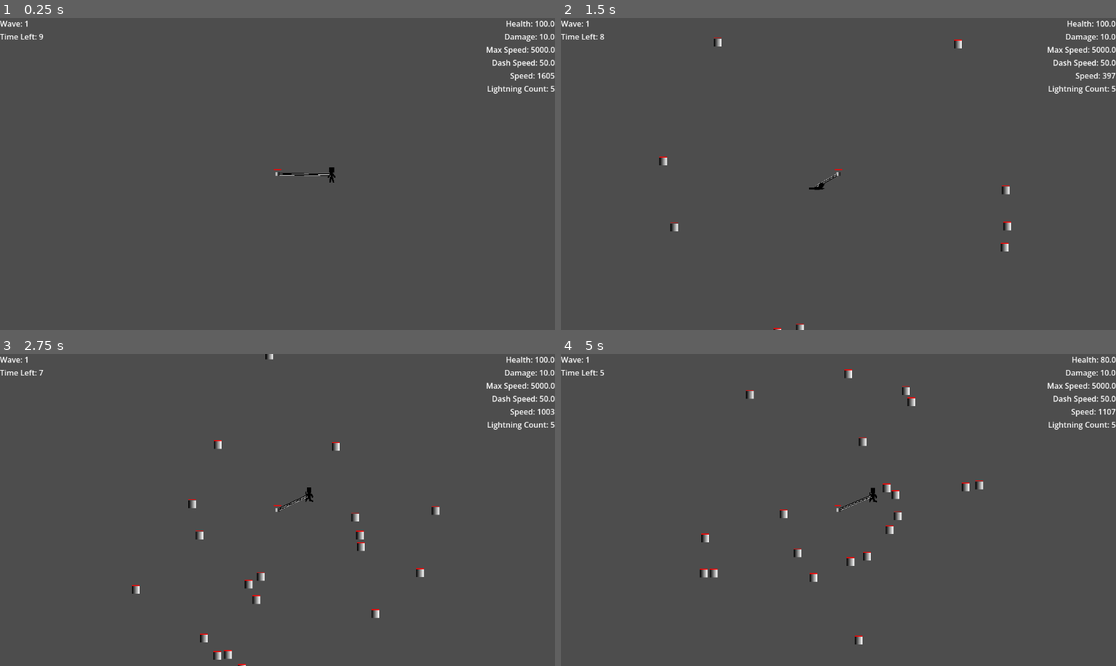
Above: before the commit, frames 1-4 (two rows, left to right).
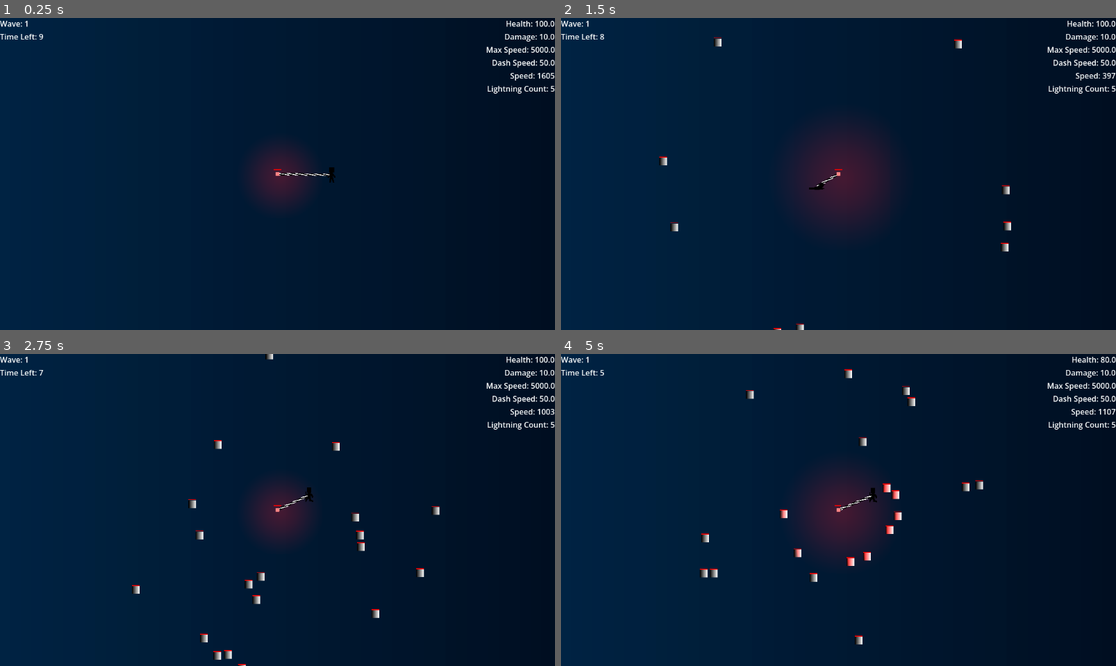
Above: after the commit, the same moments.

Repository: Blulow/majorjam
Game: Godot game, scene res://scenes/game.tscn
Same seed, same stepped clock (60 frames per second), same inputs: the game is played once before the commit and once after it.
Inputs (mouse positions are in pixels of both pictures, inside the frame that each line leads up to):
- Up to frame 1 (0.25 s): no input
- Up to frame 2 (1.5 s): move the mouse to (960, 158) at 0.52 s; hold Up (up) 0.53-1.28 s; hold Right (right) from 0.53 s (still down); click (960, 158) at 0.67 s; move the mouse to (727, 189) at 1.27 s; tap Shift (dash) at 1.35 s
- Up to frame 3 (2.75 s): tap Up (up) at 1.52, 1.55, 1.82 s; move the mouse to (333, 441) at 2.02 s; release Right (right) at 2.03 s; hold Left (left) from 2.03 s (still down); hold Up (up) from 2.03 s (still down)
- Up to frame 4 (5 s): move the mouse to (810, 572) at 2.77 s; release Left (left) at 2.78 s; release Up (up) at 2.78 s; hold Right (right) 2.78-4.28 s; tap Shift (dash) at 2.85, 4.35 s; click (810, 572) at 2.92 s; tap Up (up) at 3.02, 3.05, 3.32, 4.52, 4.55, 4.82 s; move the mouse to (1005, 556) at 3.52 s; hold Up (up) 3.53-4.28 s; move the mouse to (672, 463) at 4.27 s; hold Left (left) from 4.28 s (still down)

The runs differ from the first frame. In frame 1, 100% of the frame differs, in the area x 0-100%, y 0-100%; in frame 2, 99%; in frame 3, 99%; in frame 4, 99%.

Commit message:
add: anchor glow

Diff:
--- /dev/null
+++ b/assets/shaders/part_glow.tres
@@ -0,0 +1,50 @@
+[gd_resource type="VisualShader" format=3 uid="uid://b12rnnsphc3wb"]
+
+[sub_resource type="VisualShaderNodeInput" id="VisualShaderNodeInput_865dg"]
+input_name = "color"
+
+[sub_resource type="VisualShaderNodeColorOp" id="VisualShaderNodeColorOp_tw2ob"]
+operator = 1
+
+[sub_resource type="VisualShaderNodeColorParameter" id="VisualShaderNodeColorParameter_wmqis"]
+parameter_name = "MaskColor"
+qualifier = 2
+
+[sub_resource type="VisualShaderNodeIf" id="VisualShaderNodeIf_vwqkq"]
+default_input_values = [0, 0.0, 1, 0.0, 2, 1e-05, 3, Vector3(1, 1, 1), 4, Vector3(0, 0, 0), 5, Vector3(0, 0, 0)]
+
+[sub_resource type="VisualShaderNodeFloatParameter" id="VisualShaderNodeFloatParameter_kf03a"]
+parameter_name = "FloatParameter"
+qualifier = 2
+hint = 1
+min = 0.001
+max = 0.003
+
+[sub_resource type="VisualShaderNodeSwitch" id="VisualShaderNodeSwitch_5feut"]
+default_input_values = [0, false, 1, Vector3(1, 1, 1), 2, Vector3(0, 0, 0)]
+op_type = 4
+
+[sub_resource type="VisualShaderNodeColorParameter" id="VisualShaderNodeColorParameter_1jo3r"]
+parameter_name = "GlowColor"
+qualifier = 2
+
+[resource]
+mode = 1
+flags/light_only = false
+nodes/vertex/0/position = Vector2(500, 120)
+nodes/fragment/0/position = Vector2(1260, 20)
+nodes/fragment/2/node = SubResource("VisualShaderNodeInput_865dg")
+nodes/fragment/2/position = Vector2(40, 40)
+nodes/fragment/3/node = SubResource("VisualShaderNodeColorOp_tw2ob")
+nodes/fragment/3/position = Vector2(440, 180)
+nodes/fragment/4/node = SubResource("VisualShaderNodeColorParameter_wmqis")
+nodes/fragment/4/position = Vector2(80, 240)
+nodes/fragment/5/node = SubResource("VisualShaderNodeIf_vwqkq")
+nodes/fragment/5/position = Vector2(680, 340)
+nodes/fragment/6/node = SubResource("VisualShaderNodeFloatParameter_kf03a")
+nodes/fragment/6/position = Vector2(280, 480)
+nodes/fragment/7/node = SubResource("VisualShaderNodeSwitch_5feut")
+nodes/fragment/7/position = Vector2(940, 40)
+nodes/fragment/8/node = SubResource("VisualShaderNodeColorParameter_1jo3r")
+nodes/fragment/8/position = Vector2(560, -80)
+nodes/fragment/connections = PackedInt32Array(2, 0, 3, 0, 4, 0, 3, 1, 3, 0, 5, 0, 6, 0, 5, 2, 5, 0, 7, 0, 7, 0, 0, 0, 2, 0, 7, 2, 8, 0, 7, 1)
--- a/scenes/anchor.tscn
+++ b/scenes/anchor.tscn
@@ -3,15 +3,8 @@
 [ext_resource type="PackedScene" uid="uid://db83kpteormgm" path="res://scenes/components/health/hurtbox.tscn" id="1_hs5qy"]
 [ext_resource type="Script" uid="uid://sgq8bits1eff" path="res://scripts/anchor.gd" id="1_ua340"]
 [ext_resource type="PackedScene" uid="uid://7dwakhglsfay" path="res://scenes/components/health/health.tscn" id="2_ua340"]
+[ext_resource type="Texture2D" uid="uid://cguekdun8coyv" path="res://assets/images/player/anchor.png" id="2_wllpp"]
 [ext_resource type="PackedScene" uid="uid://17dooe5napow" path="res://scenes/components/ui/health_bar.tscn" id="4_lm60w"]
-
-[sub_resource type="Gradient" id="Gradient_gdjek"]
-colors = PackedColorArray(1, 1, 1, 1, 0, 0, 0, 1)
-
-[sub_resource type="GradientTexture2D" id="GradientTexture2D_hs5qy"]
-gradient = SubResource("Gradient_gdjek")
-width = 16
-height = 16
 
 [sub_resource type="RectangleShape2D" id="RectangleShape2D_1k6ed"]
 size = Vector2(16, 16)
@@ -25,7 +18,8 @@
 script = ExtResource("1_ua340")
 
 [node name="Sprite2D" type="Sprite2D" parent="." unique_id=1669435227]
-texture = SubResource("GradientTexture2D_hs5qy")
+modulate = Color(1.8247963, 1.8247963, 1.8247963, 1)
+texture = ExtResource("2_wllpp")
 
 [node name="CollisionShape2D" type="CollisionShape2D" parent="." unique_id=212469592]
 shape = SubResource("RectangleShape2D_1k6ed")
--- a/scenes/game.tscn
+++ b/scenes/game.tscn
@@ -34,6 +34,50 @@
 [ext_resource type="Resource" uid="uid://cew1aw0uhnd3i" path="res://assets/resources/build_cards/lightning.tres" id="22_37s47"]
 [ext_resource type="Script" uid="uid://tu3rlu0tc37u" path="res://scripts/player_stats_updater.gd" id="23_bt5mj"]
 
+[sub_resource type="Animation" id="Animation_js0lu"]
+length = 0.001
+tracks/0/type = "value"
+tracks/0/imported = false
+tracks/0/enabled = true
+tracks/0/path = NodePath(".:scale")
+tracks/0/interp = 1
+tracks/0/loop_wrap = true
+tracks/0/keys = {
+"times": PackedFloat32Array(0),
+"transitions": PackedFloat32Array(1),
+"update": 0,
+"values": [Vector2(12, 12)]
+}
+
+[sub_resource type="Animation" id="Animation_v2yb1"]
+resource_name = "anchor_pulse"
+length = 3.0
+loop_mode = 1
+tracks/0/type = "value"
+tracks/0/imported = false
+tracks/0/enabled = true
+tracks/0/path = NodePath(".:scale")
+tracks/0/interp = 1
+tracks/0/loop_wrap = true
+tracks/0/keys = {
+"times": PackedFloat32Array(0, 1.5, 3),
+"transitions": PackedFloat32Array(1, 1, 1),
+"update": 0,
+"values": [Vector2(5, 5), Vector2(10, 10), Vector2(5, 5)]
+}
+
+[sub_resource type="AnimationLibrary" id="AnimationLibrary_js0lu"]
+_data = {
+&"RESET": SubResource("Animation_js0lu"),
+&"anchor_pulse": SubResource("Animation_v2yb1")
+}
+
+[sub_resource type="Gradient" id="Gradient_v2yb1"]
+colors = PackedColorArray(0.028930664, 0.17094707, 0.30859375, 1, 0.0134887695, 0.06848955, 0.1328125, 1)
+
+[sub_resource type="GradientTexture2D" id="GradientTexture2D_js0lu"]
+gradient = SubResource("Gradient_v2yb1")
+
 [sub_resource type="SpriteFrames" id="SpriteFrames_gxtfn"]
 animations = [{
 "frames": [{
@@ -61,10 +105,39 @@
 "speed": 5.0
 }]
 
+[sub_resource type="Gradient" id="Gradient_gxtfn"]
+interpolation_mode = 2
+colors = PackedColorArray(1, 1, 1, 1, 0, 0, 0, 1)
+
+[sub_resource type="GradientTexture2D" id="GradientTexture2D_twgab"]
+gradient = SubResource("Gradient_gxtfn")
+fill = 1
+fill_from = Vector2(0.526087, 0.526087)
+fill_to = Vector2(0.90434784, 0.14782609)
+
+[sub_resource type="Environment" id="Environment_v2yb1"]
+background_mode = 3
+glow_enabled = true
+glow_intensity = 0.88
+glow_strength = 1.72
+
 [node name="Game" type="Node2D" unique_id=1213886240]
+
+[node name="AnimationPlayer" type="AnimationPlayer" parent="." unique_id=681238835]
+root_node = NodePath("../Arena/Anchor/AnchorLight")
+libraries/ = SubResource("AnimationLibrary_js0lu")
+autoplay = &"anchor_pulse"
 
 [node name="Camera2D" type="Camera2D" parent="." unique_id=3078971]
 zoom = Vector2(0.5, 0.5)
+
+[node name="ParallaxBackground" type="ParallaxBackground" parent="." unique_id=1788903923]
+layer = -1
+
+[node name="Sprite2D" type="TextureRect" parent="ParallaxBackground" unique_id=54093201]
+modulate = Color(0.84947944, 0.84947944, 0.84947944, 1)
+scale = Vector2(22.03125, 13.281251)
+texture = SubResource("GradientTexture2D_js0lu")
 
 [node name="PlayerStatsUpdater" type="Node2D" parent="." unique_id=1748988402 node_paths=PackedStringArray("wave_manager", "anchor", "rope", "player")]
 script = ExtResource("23_bt5mj")
@@ -177,6 +250,14 @@
 [node name="RopeEnd" type="RigidBody2D" parent="Arena/Anchor" unique_id=157808127]
 gravity_scale = 0.0
 
+[node name="AnchorLight" type="PointLight2D" parent="Arena/Anchor" unique_id=273963968]
+position = Vector2(1.9999995, 2.3841858e-07)
+scale = Vector2(12, 12)
+color = Color(1, 0, 0, 1)
+energy = 12.36
+range_layer_min = -1
+texture = SubResource("GradientTexture2D_twgab")
+
 [node name="EnemySpawner" parent="." unique_id=1446661225 node_paths=PackedStringArray("arena") instance=ExtResource("7_gee14")]
 arena = NodePath("../Arena")
 
@@ -198,3 +279,6 @@
 build_applier = NodePath("../BuildApplier")
 registered_build_cards = Array[ExtResource("16_ssvqc")]([ExtResource("17_264po"), ExtResource("18_1kice"), ExtResource("20_5newe"), ExtResource("21_37s47"), ExtResource("22_37s47")])
 card_count = 3
+
+[node name="WorldEnvironment" type="WorldEnvironment" parent="." unique_id=896123048]
+environment = SubResource("Environment_v2yb1")
--- a/scenes/rope.tscn
+++ b/scenes/rope.tscn
@@ -2,11 +2,15 @@
 
 [ext_resource type="Script" uid="uid://3q8pe12eka62" path="res://scripts/rope/rope.gd" id="1_icxtj"]
 [ext_resource type="PackedScene" uid="uid://ccvjkjhj41m7v" path="res://scenes/components/rope/rope_spring.tscn" id="2_ghbyf"]
-[ext_resource type="Texture2D" uid="uid://ywtxwqf6mr6i" path="res://assets/images/player/rope3.png" id="3_s222g"]
+[ext_resource type="Shader" uid="uid://b12rnnsphc3wb" path="res://assets/shaders/part_glow.tres" id="3_onxel"]
 [ext_resource type="Script" uid="uid://x2vg5dawig73" path="res://scripts/rope/rope_line.gd" id="3_vlfmi"]
 [ext_resource type="PackedScene" uid="uid://cddmklcnwb7mx" path="res://scenes/components/rope/rope_reel.tscn" id="4_l37dg"]
+[ext_resource type="Texture2D" uid="uid://boofcy43rygfj" path="res://assets/images/player/rope.png" id="4_tgkn4"]
 [ext_resource type="PackedScene" uid="uid://2meofxjo8ys4" path="res://scenes/components/health/hitbox.tscn" id="5_au3ri"]
 [ext_resource type="Script" uid="uid://cwv5yf1rfqlxv" path="res://scripts/rope/sync_line.gd" id="6_5djw0"]
+
+[sub_resource type="ShaderMaterial" id="ShaderMaterial_hbur5"]
+shader = ExtResource("3_onxel")
 
 [sub_resource type="RectangleShape2D" id="RectangleShape2D_5djw0"]
 
@@ -19,7 +23,14 @@
 damping = 10.0
 
 [node name="RopeLine" type="Line2D" parent="." unique_id=1691879384 node_paths=PackedStringArray("rope")]
-texture = ExtResource("3_s222g")
+modulate = Color(2.055, 2.055, 2.055, 1)
+texture_repeat = 2
+material = SubResource("ShaderMaterial_hbur5")
+instance_shader_parameters/FloatParameter = 0.0010000000475
+instance_shader_parameters/GlowColor = Color(1.825, 1.825, 1.825, 1)
+instance_shader_parameters/MaskColor = Color(1, 1, 1, 1)
+points = PackedVector2Array(0, 54, 0, 0)
+texture = ExtResource("4_tgkn4")
 texture_mode = 1
 script = ExtResource("3_vlfmi")
 rope = NodePath("..")
Binary file added: assets/images/player/anchor.png
Not shown, changed: assets/images/player/anchor.png.import
Binary file changed: assets/images/player/rope.png
Not shown, changed: assets/images/player/rope.png.import
Binary file removed: assets/images/player/rope2.png
Not shown, removed: assets/images/player/rope2.png.import
Binary file removed: assets/images/player/rope3.png
Not shown, removed: assets/images/player/rope3.png.import
Binary file removed: assets/images/player/rope4.png
